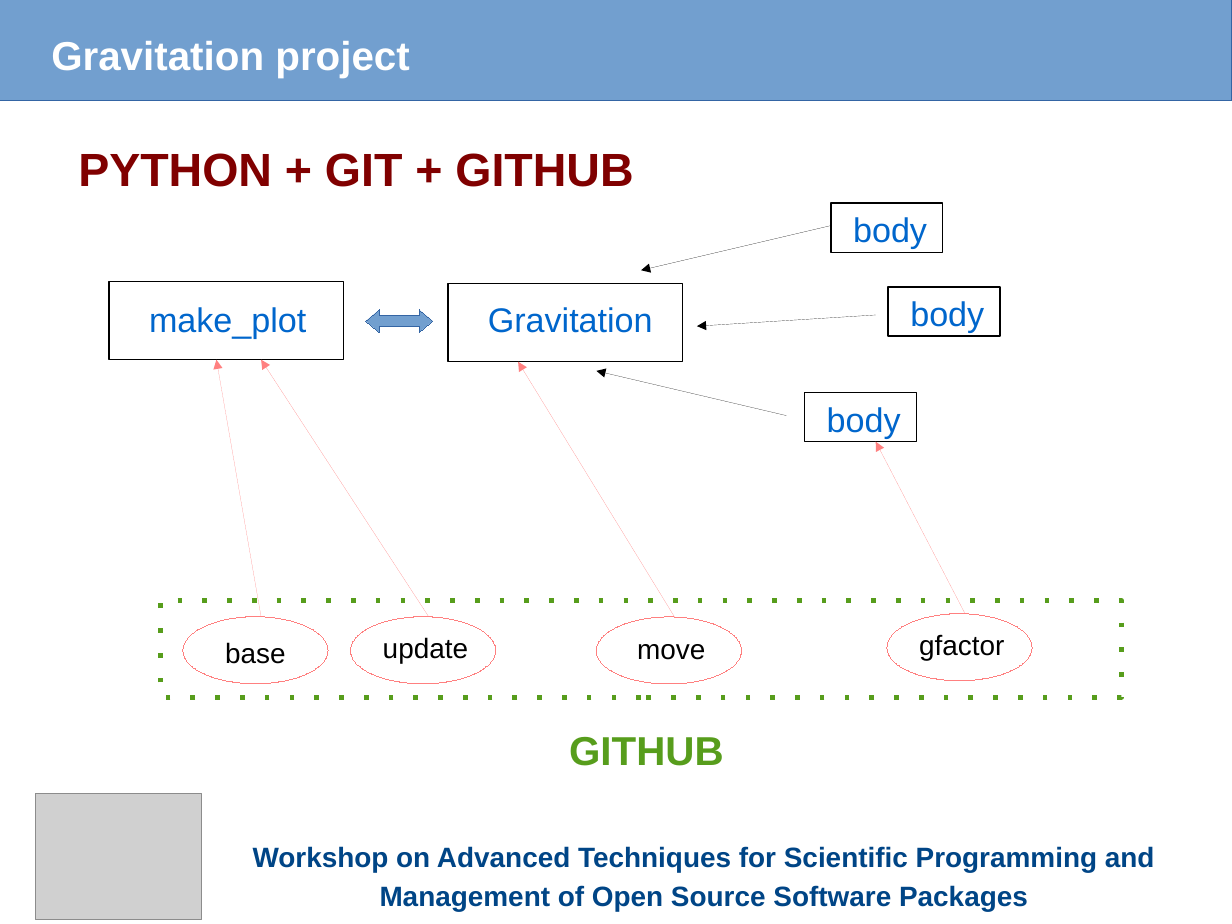
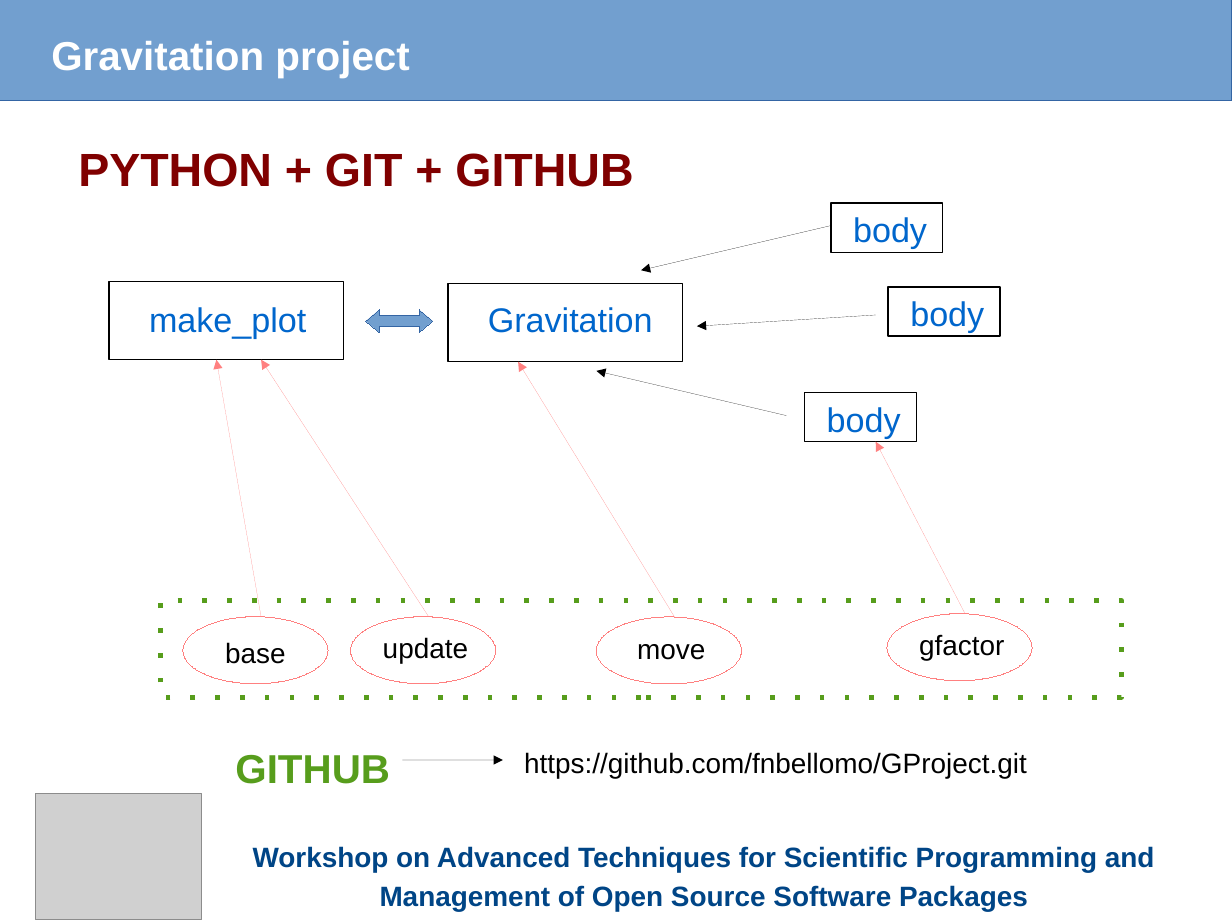
Before and after one commit to fnbellomo/GProject, a slide deck: slide 7 of Slides/Gravitation.odp. Drawn at 1232x924 pixels with LibreOffice and Linux fonts; fonts in the diff are those of the drawing; grey boxes stand for pictures. Boxes give left, top, right and bottom in pixels: in the first picture for what was removed or moved away, otherwise in the second. Text is boxed around its words. In the diff, an @@ line names an element or a change of style, - is before the commit and + after.

Commit message:
Slides

```diff
--- a/Slides/Gravitation.odp
+++ b/Slides/Gravitation.odp
@@ text "GITHUB": place and size @@
-text "GITHUB" at bbox=[569, 737, 724, 766]
+text "GITHUB" at bbox=[235, 755, 390, 784]
@@ arrow added from (402, 760) to (503, 760), #000000 0 pt @@
@@ text added at bbox=[524, 752, 1027, 778], 18 pt, text #000000 @@
+https://github.com/fnbellomo/GProject.git
```
Also in this commit, not shown: 3 other slides changed, 1 slide removed, 3 other files.
